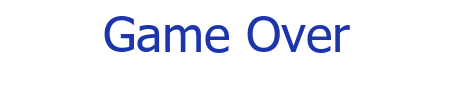
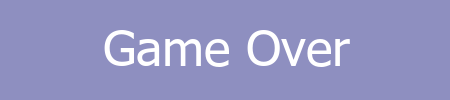
The second 450×100 image is a revision of the first. Changes to its layers:
painted on "Game Over" over [104, 16, 350, 67]
added layer "New Layer" (50%) above "Background" over [0, 0, 450, 100]
